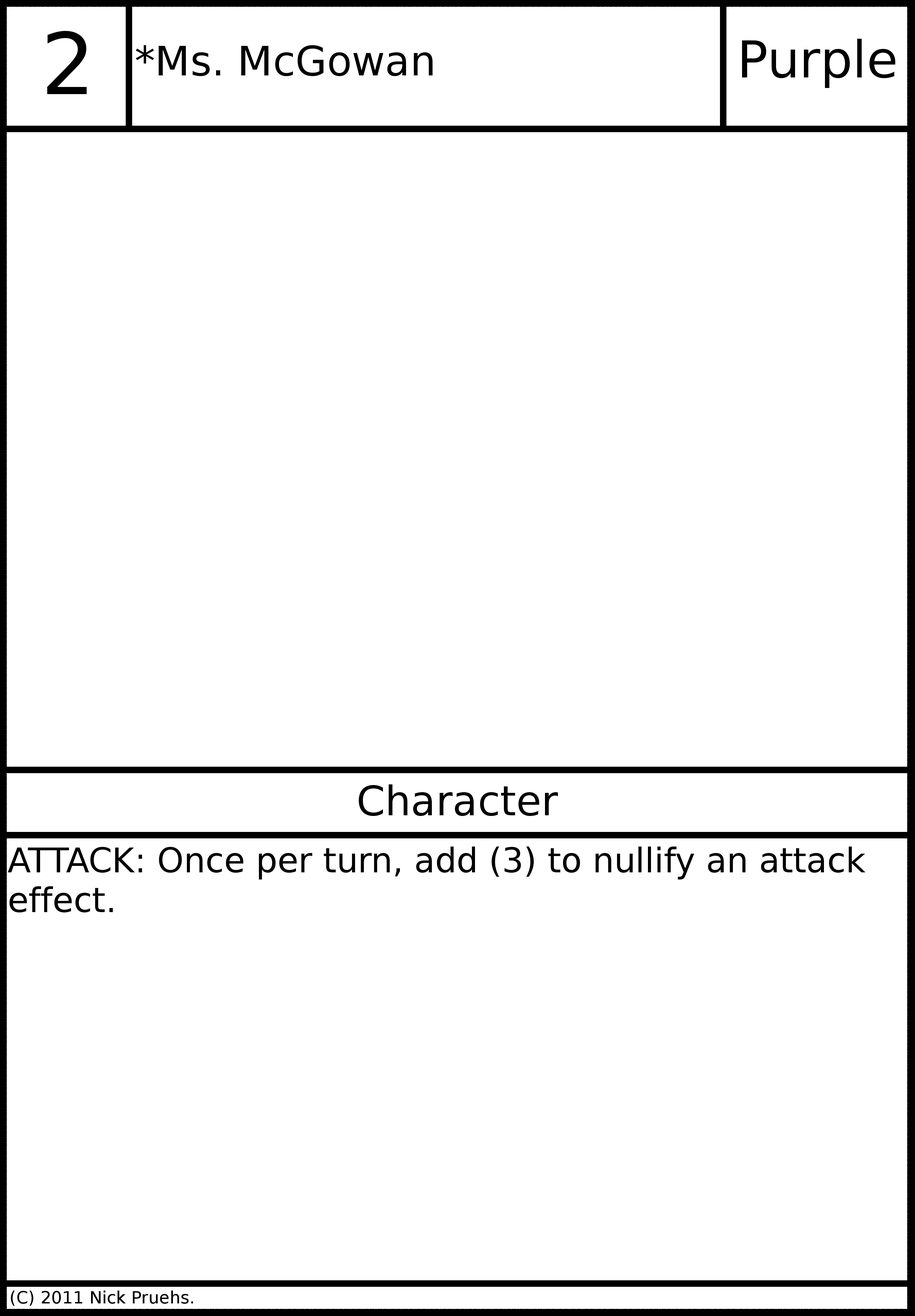
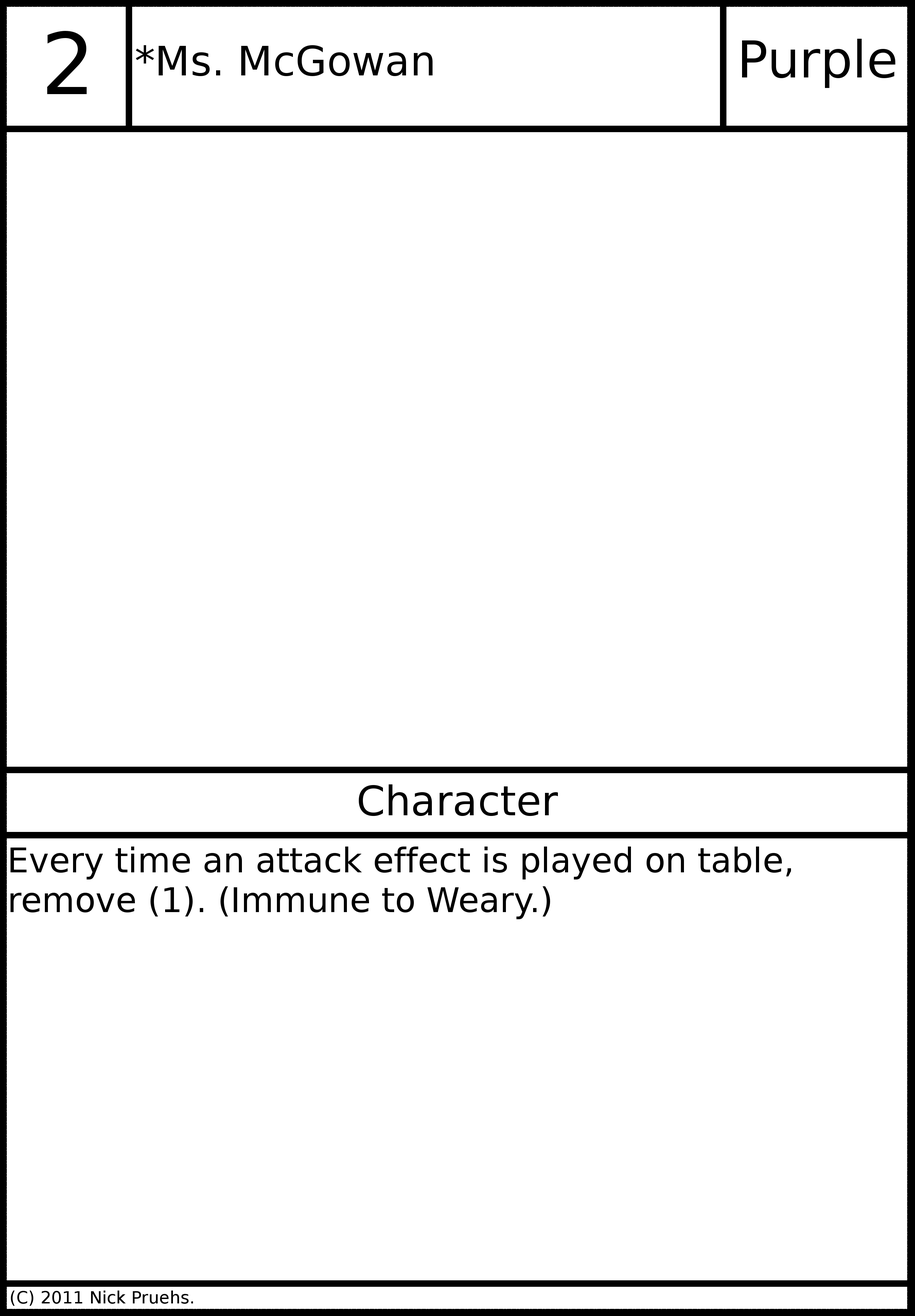
Two versions of the same layered image (915x1316). Layer-by-layer changes:
painted on "Card Text" over left=7, top=846, right=866, bottom=920
